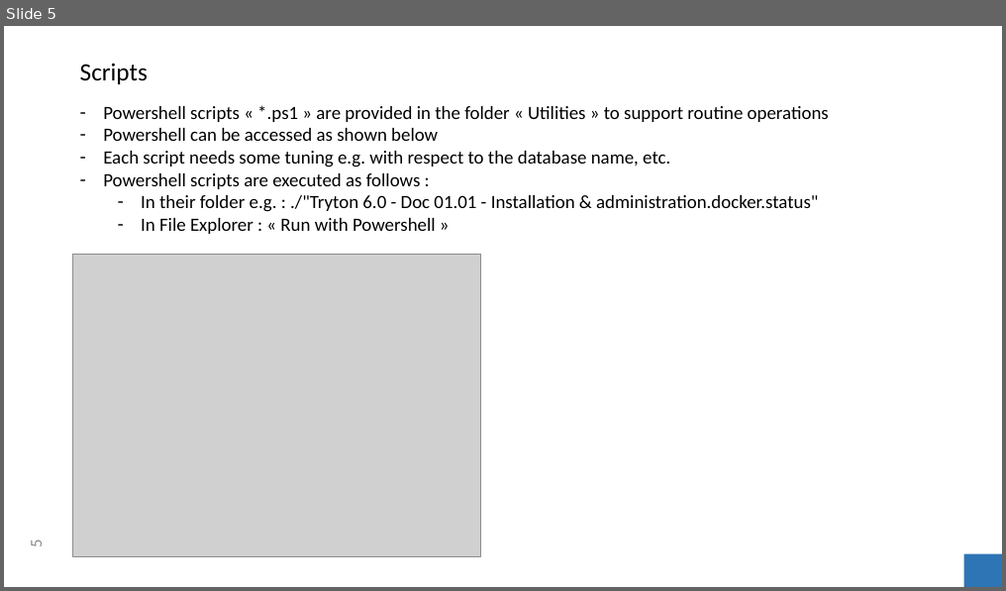
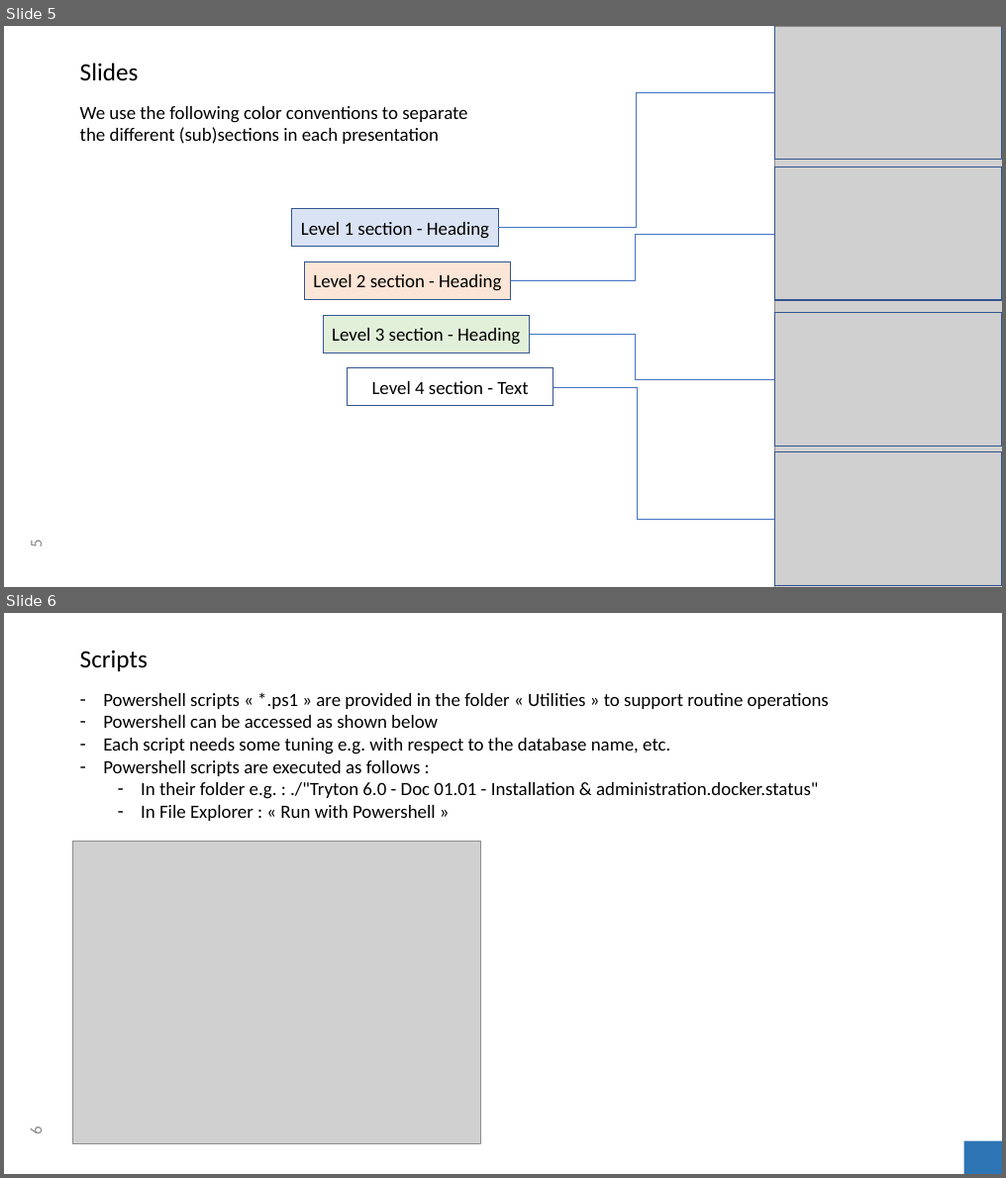
Before and after one commit to clixwise/tryton-by-example, a slide deck: Tryton 6.0 - Doc 00.01 - Installation & administration.pptx. Shown one above the other, each under a label of ours: slide 5 before the commit, slides 5 and 6 after it. The pictures are 1006x591 and 1006x1178 pixels, drawn with LibreOffice and Linux fonts; fonts in the diff are those of the drawing; grey boxes stand for pictures. Boxes give left, top, right and bottom in pixels: in the first picture for what was removed or moved away, otherwise in the second. Text is boxed around its words. In the diff, an @@ line names an element or a change of style, - is before the commit and + after.

```diff
--- a/Tryton 6.0 - Doc 00.01 - Installation & administration.pptx
+++ b/Tryton 6.0 - Doc 00.01 - Installation & administration.pptx
@@ slide 5 added at (4,26,1002,587), background #FFFFFF @@
@@ picture added at (774,26,1002,587) @@
@@ rectangle added at (774,26,1002,160), outline #325491 1 pt @@
@@ title added at (80,63,139,81), 24 pt, text #000000 @@
+Slides
@@ text added at (80,106,467,144), 18 pt, text #000000 @@
+We use the following color conventions to separate the different (sub)sections in each presentation
@@ elbow line added from (499, 228) to (774, 92), #4472C4 0.5 pt @@
@@ rectangle added at (774,168,1002,301), outline #325491 1 pt @@
@@ rectangle added at (292,209,499,247), fill #DAE3F3, outline #325491 1 pt, 18 pt, text #000000 @@
+Level 1 section - Heading
@@ rectangle added at (304,262,511,300), fill #FBE5D6, outline #325491 1 pt, 18 pt, text #000000 @@
+Level 2 section - Heading
@@ elbow line added from (511, 281) to (774, 234), #4472C4 0.5 pt @@
@@ rectangle added at (323,315,530,353), fill #E2F0D9, outline #325491 1 pt, 18 pt, text #000000 @@
+Level 3 section - Heading
@@ rectangle added at (774,313,1002,447), outline #325491 1 pt @@
@@ elbow line added from (530, 335) to (774, 379), #4472C4 0.5 pt @@
@@ rectangle added at (347,369,553,406), fill #FFFFFF, outline #325491 1 pt, 18 pt, text #000000 @@
+Level 4 section - Text
@@ elbow line added from (553, 387) to (774, 519), #4472C4 0.5 pt @@
@@ rectangle added at (774,453,1002,586), outline #325491 1 pt @@
@@ page number added at (26,540,46,547), 16 pt, text #8C8C8C @@
+5
@@ rectangle added at (964,555,1002,587), fill #2E75B6 @@
@@ what was slide 5 is now slide 6 @@
@@ page number at (26,1127,46,1134): text changed @@
-5
+6
```
Also in this commit, not shown: 1 other file.
